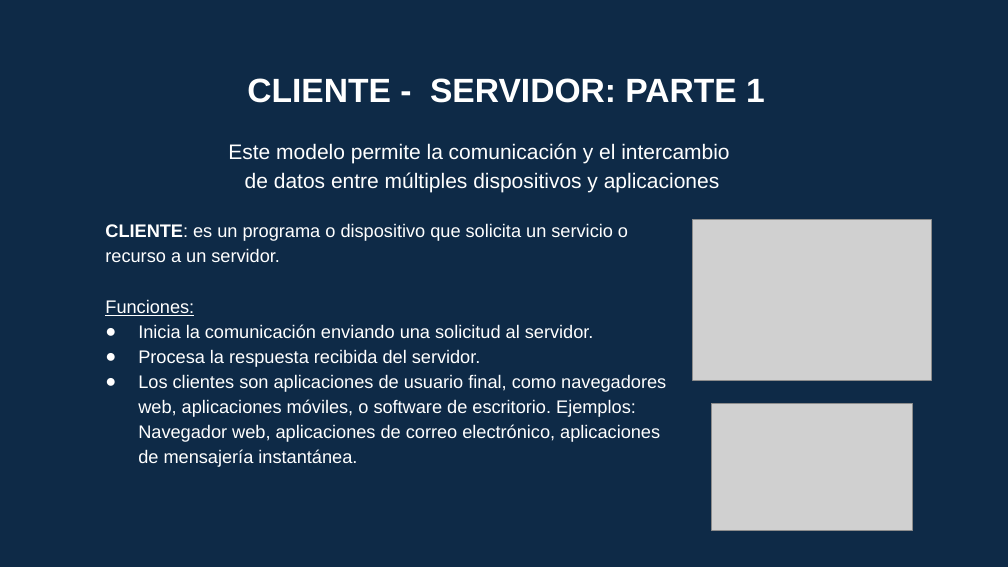
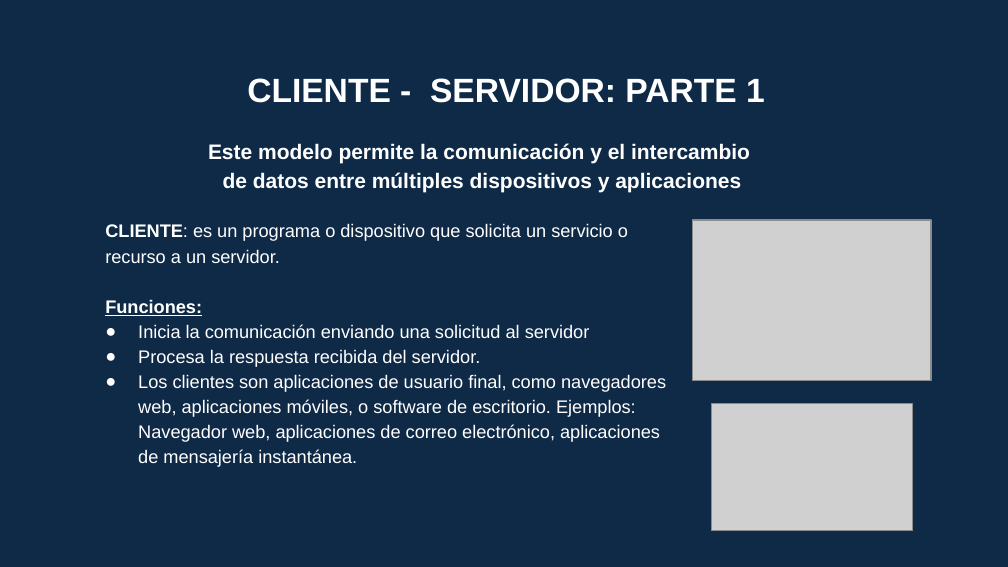
Before and after one commit to marianomorel/maestria-repo, a slide deck: slide 7 of Concurso - TIA - Regular/INFOGRAFIA - CONCURSO - MARIANO MOREL.pptx. Drawn at 1008x567 pixels with LibreOffice and Linux fonts; fonts in the diff are those of the drawing; grey boxes stand for pictures. Boxes give left, top, right and bottom in pixels: in the first picture for what was removed or moved away, otherwise in the second. Text is boxed around its words. In the diff, an @@ line names an element or a change of style, - is before the commit and + after.

```diff
--- a/Concurso - TIA - Regular/INFOGRAFIA - CONCURSO - MARIANO MOREL.pptx
+++ b/Concurso - TIA - Regular/INFOGRAFIA - CONCURSO - MARIANO MOREL.pptx
@@ text "Este modelo permite la comunicación ..." at bbox=[208, 143, 750, 193]: bold on; indent changed @@
@@ text at bbox=[105, 299, 202, 316]: bold on in "Funciones:" @@
@@ text at bbox=[138, 324, 590, 338]: text changed @@
-● Inicia la comunicación enviando una solicitud al servidor.
+● Inicia la comunicación enviando una solicitud al servidor
```
Also in this commit, not shown: 37 other slides changed, 6 slides added, 7 other files.
